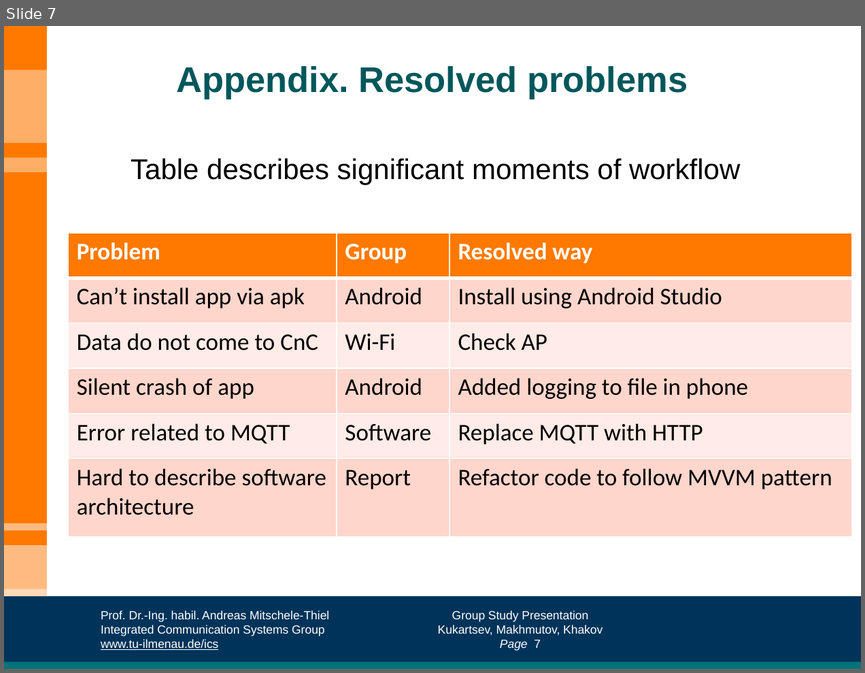
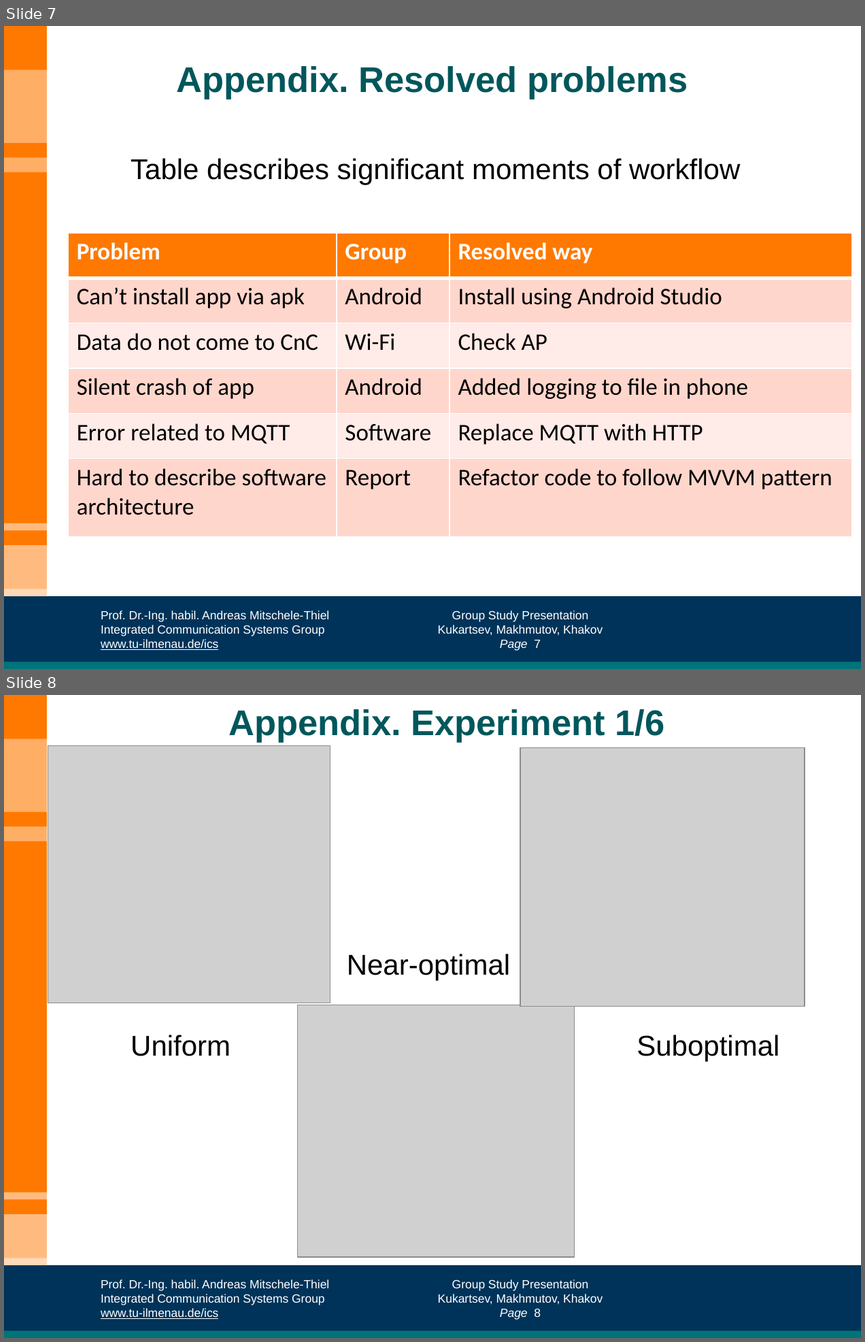
Before and after one commit to Kirkirillka/GPS_Tracker, a slide deck: docs/presentation/GroupStudy-presentation.pptx. Shown one above the other, each under a label of ours: slide 7 before the commit, slides 7 and 8 after it. The pictures are 865x673 and 865x1342 pixels, drawn with LibreOffice and Linux fonts; fonts in the diff are those of the drawing; grey boxes stand for pictures; background and template pictures are left out. Boxes give left, top, right and bottom in pixels: in the first picture for what was removed or moved away, otherwise in the second. Text is boxed around its words. In the diff, an @@ line names an element or a change of style, - is before the commit and + after.

Commit message:
added appendix to presentation

```diff
--- a/docs/presentation/GroupStudy-presentation.pptx
+++ b/docs/presentation/GroupStudy-presentation.pptx
@@ slide 8 added at (4, 695, 861, 1338), background #FFFFFF; not listed: 13 template elements that a slide beside it also shows @@
@@ title added at (228, 709, 664, 743), 30 pt, text #00575C, bold @@
+Appendix. Experiment 1/6
@@ picture added at (48, 745, 330, 1002) @@
@@ picture added at (520, 747, 804, 1006) @@
@@ text added at (347, 953, 510, 981), 24 pt, text #000000 @@
+Near-optimal
@@ picture added at (298, 1005, 575, 1257) @@
@@ text added at (130, 1034, 230, 1056), 24 pt, text #000000 @@
+Uniform
@@ text added at (636, 1034, 779, 1062), 24 pt, text #000000 @@
+Suboptimal
```
Also in this commit, not shown: 1 slide changed, 4 other slides added.
